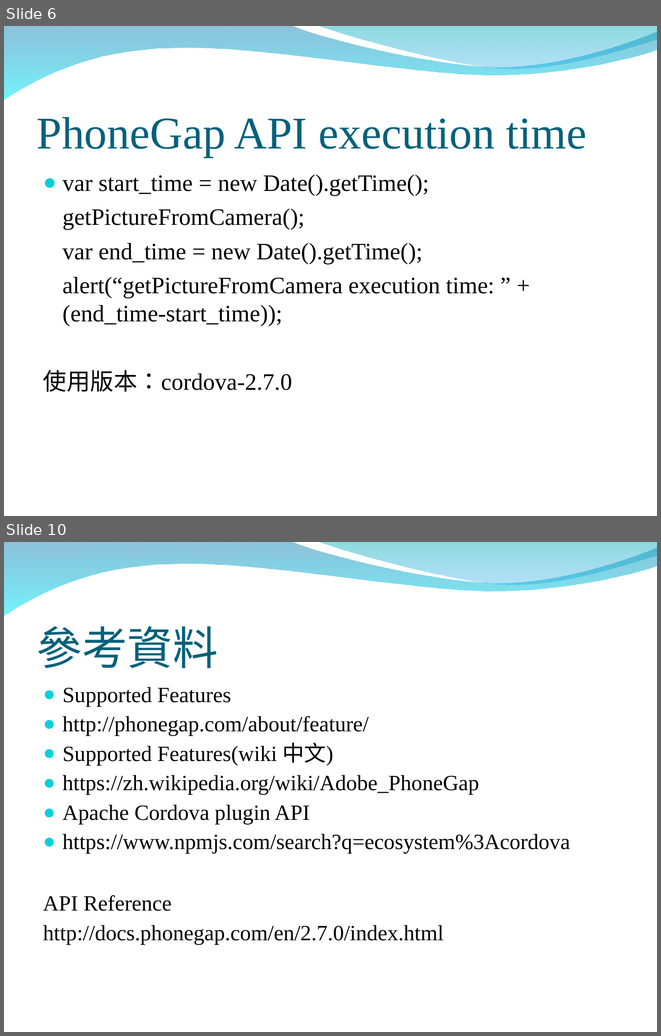
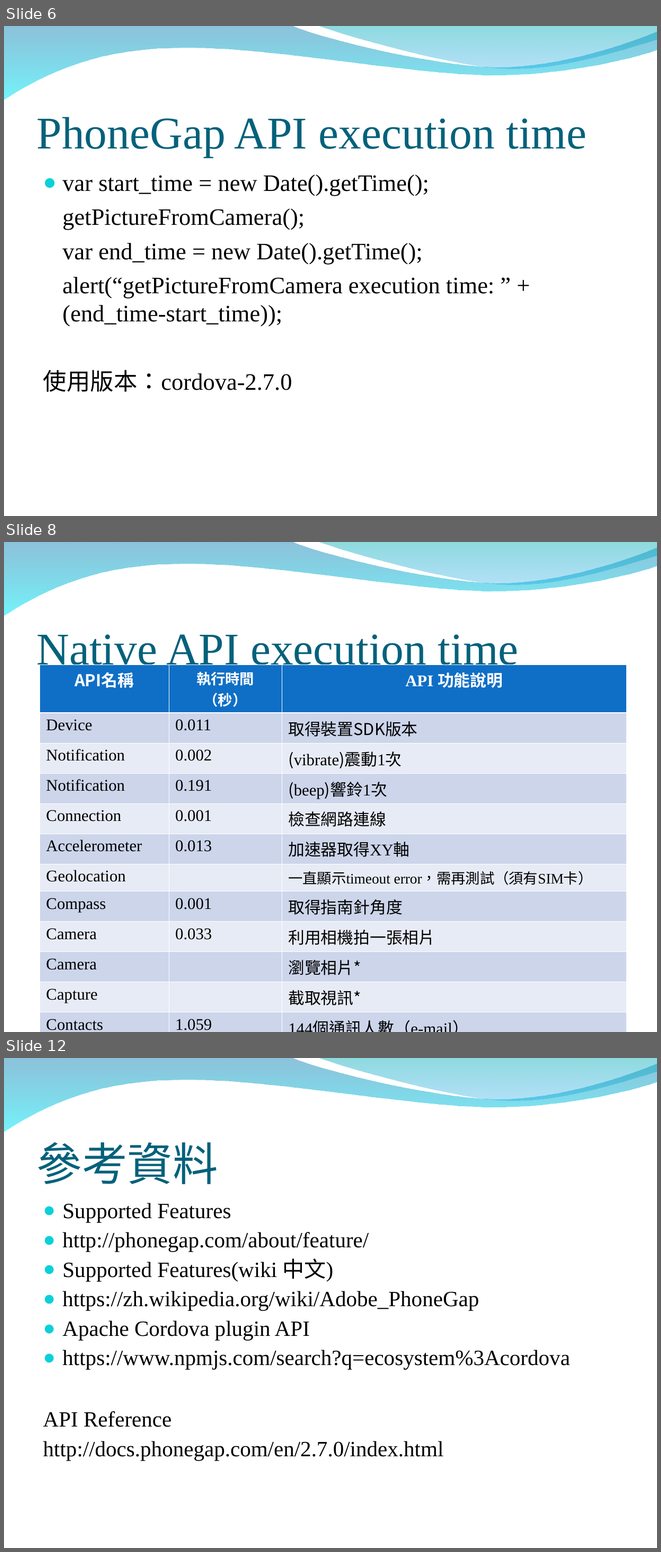
Before and after one commit to peter279k/regular_meeting, a slide deck: PhoneGap API.ppt. Shown one above the other, each under a label of ours: slides 6 and 10 before the commit, slides 6, 8 and 12 after it; the slides between them are not shown. The pictures are 661x1036 and 661x1552 pixels, drawn with LibreOffice and Linux fonts; fonts in the diff are those of the drawing; background and template pictures are left out. Boxes give left, top, right and bottom in pixels: in the first picture for what was removed or moved away, otherwise in the second. Text is boxed around its words. In the diff, an @@ line names an element or a change of style, - is before the commit and + after.

Commit message:
Add contacts,beep and native api execution time table

```diff
--- a/PhoneGap API.ppt
+++ b/PhoneGap API.ppt
@@ slide 8 added at <box>4,542,657,1032</box>, background picture (left out); not listed: 2 template elements that a slide beside it also shows @@
@@ title added at <box>37,634,519,673</box>, 50 pt, text #04617B @@
+Native API execution time
@@ table added at <box>40,665,627,1032</box>, 12 rows, 3 columns @@
+API名稱 | 執行時間（秒） | API 功能說明
+Device | 0.011 | 取得裝置SDK版本
+Notification | 0.002 | (vibrate)震動1次
+Notification | 0.191 | (beep)響鈴1次
+Connection | 0.001 | 檢查網路連線
+Accelerometer | 0.013 | 加速器取得XY軸
+Geolocation |  | 一直顯示timeout error，需再測試（須有SIM卡）
+Compass | 0.001 | 取得指南針角度
+Camera | 0.033 | 利用相機拍一張相片
+Camera |  | 瀏覽相片*
+Capture |  | 截取視訊*
+Contacts | 1.059 | 144個通訊人數（e-mail）
@@ what was slide 10 is now slide 12 @@
```
Also in this commit, not shown: 1 slide changed, 3 other slides added, 2 slides removed.
